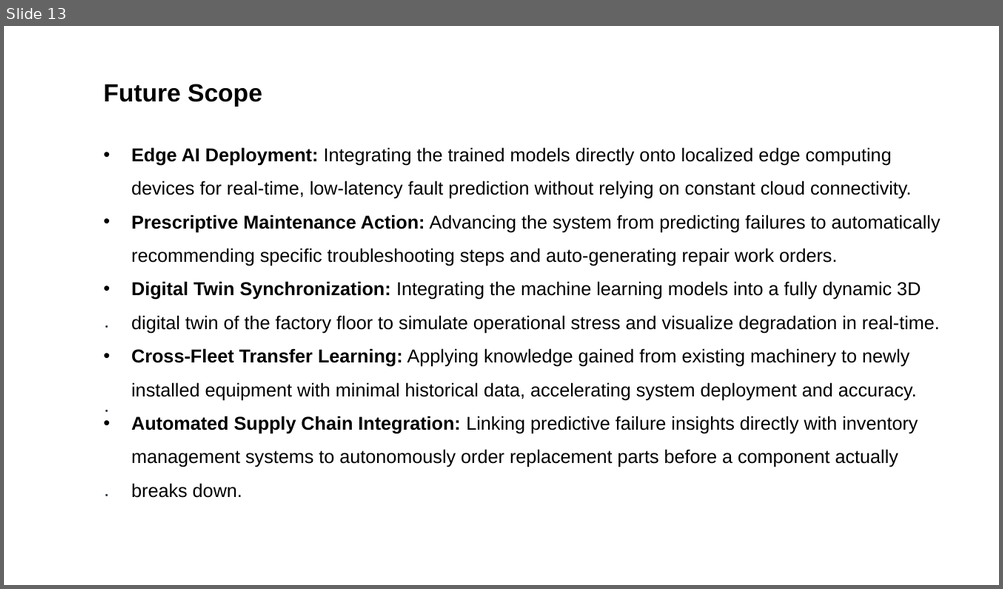
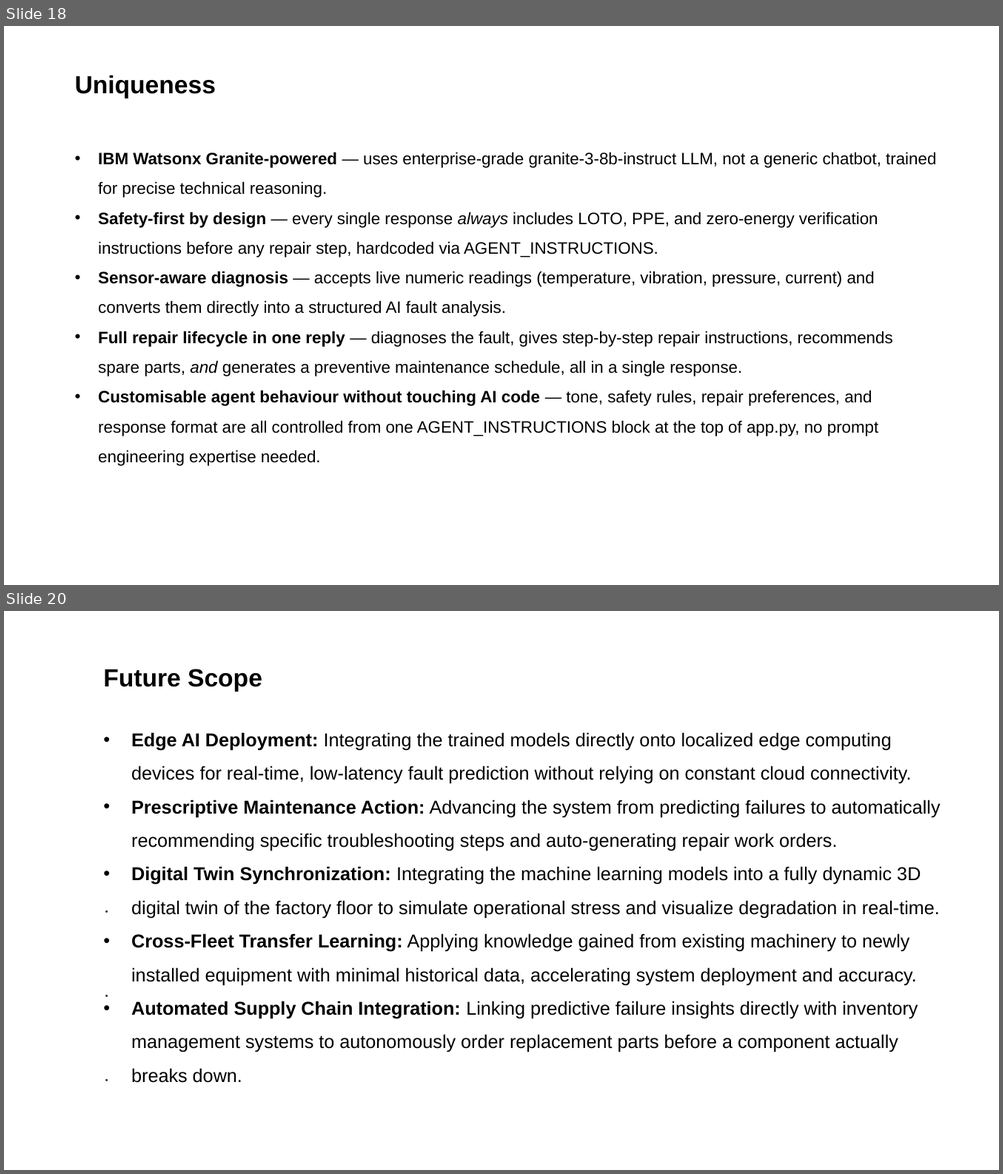
Before and after one commit to shubham20387/IBM-ML-project, a slide deck: ML_PROJECT_PPT.pptx. Shown one above the other, each under a label of ours: slide 13 before the commit, slides 18 and 20 after it; the slides between them are not shown. The pictures are 1003x589 and 1003x1174 pixels, drawn with LibreOffice and Linux fonts; fonts in the diff are those of the drawing. Boxes give left, top, right and bottom in pixels: in the first picture for what was removed or moved away, otherwise in the second. Text is boxed around its words. In the diff, an @@ line names an element or a change of style, - is before the commit and + after.

```diff
--- a/ML_PROJECT_PPT.pptx
+++ b/ML_PROJECT_PPT.pptx
@@ slide 18 added at [4,26,999,585], background #FFFFFF @@
@@ text added at [75,75,216,99], 24 pt, text #000000, bold @@
+Uniqueness
@@ text added at [98,152,936,466], 16 pt, text #000000 @@
+• IBM Watsonx Granite-powered — uses enterprise-grade granite-3-8b-instruct LLM, not a generic chatbot, trained for precise technical reasoning.
+• Safety-first by design — every single response always includes LOTO, PPE, and zero-energy verification instructions before any repair step, hardcoded via AGENT_INSTRUCTIONS.
+• Sensor-aware diagnosis — accepts live numeric readings (temperature, vibration, pressure, current) and converts them directly into a structured AI fault analysis.
+• Full repair lifecycle in one reply — diagnoses the fault, gives step-by-step repair instructions, recommends spare parts, and generates a preventive maintenance schedule, all in a single response.
+• Customisable agent behaviour without touching AI code — tone, safety rules, repair preferences, and response format are all controlled from one AGENT_INSTRUCTIONS block at the top of app.py, no prompt engineering expertise needed.
@@ what was slide 13 is now slide 20 @@
```
Also in this commit, not shown: 2 slides changed, 9 other slides added, 1 slide removed.
